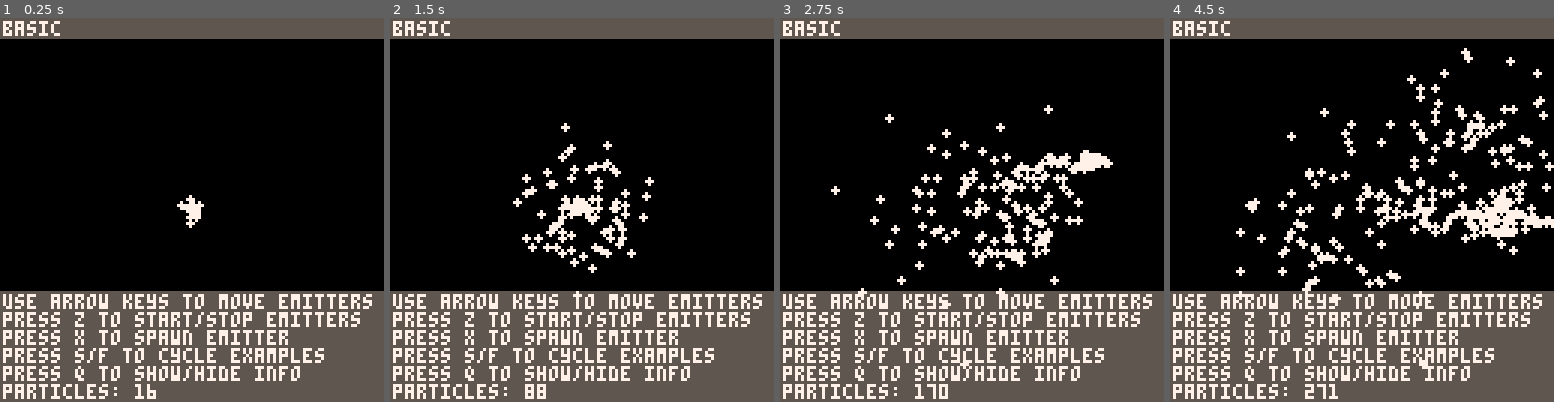
Above: before the commit, frames 1-4 (left to right).
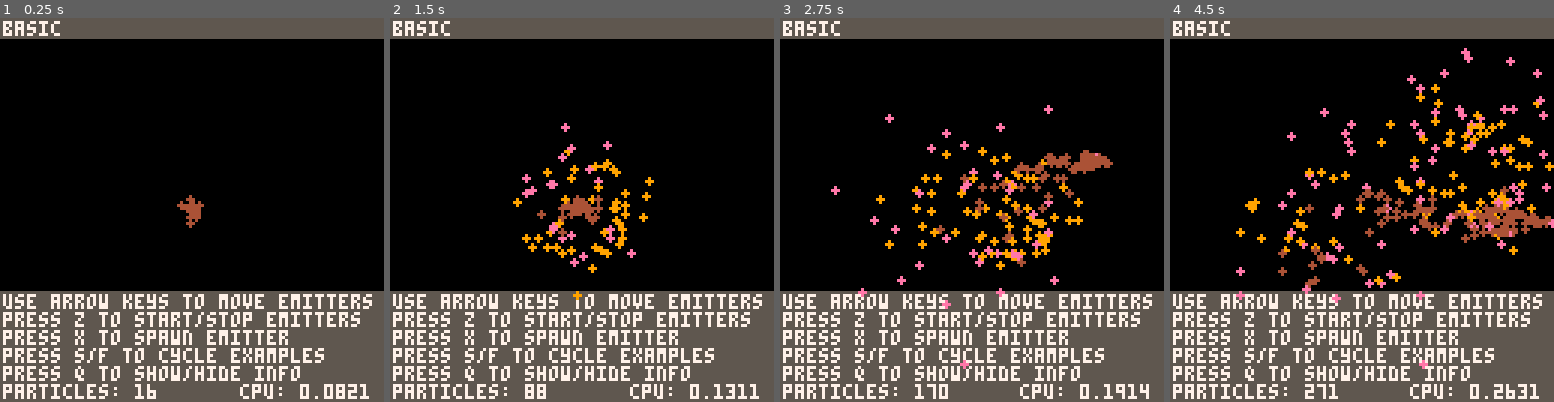
Above: after the commit, the same moments.

Repository: MaxwellDexter/pico-ps
Game: PICO-8 cartridge ps-demo.p8
Same seed, same stepped clock (60 frames per second), same inputs: the game is played once before the commit and once after it.
Inputs:
- Up to frame 1 (0.25 s): no input
- Up to frame 2 (1.5 s): tap X (X key) at 0.33, 1.07 s; tap O (Z key) at 0.7 s
- Up to frame 3 (2.75 s): hold Right 1.6-2.1 s; tap O (Z key) at 1.7, 2.1, 2.5 s; tap X (X key) at 1.85 s; hold Up 2.15-2.42 s; hold Right from 2.47 s (still down)
- Up to frame 4 (4.5 s): tap O (Z key) every 0.4 s from 2.9 to 4.1 s; tap X (X key) at 2.97, 4.08 s; release Right at 3.03 s; hold Left 3.08-3.58 s; hold Down 3.63-3.97 s; hold Right from 4.02 s (still down)

The runs differ from the first frame. In frame 1, 0.8% of the frame differs, in the area x 46-97%, y 46-100%; in frame 2, 2.8%; in frame 3, 4.4%; in frame 4, 6.8%, in the area x 17-100%, y 7-100%.

Commit message:
Colour over life
- can now specify multiple colours
- if multiple colours are supplied, will swap between the colours over the lifetime of the particle in the order that they come
- if rnd_colour is true then it will choose a random colour from the supplied list if there is more than one colour. otherwise rnd_colour will choose a random pico-8 colour (same as before
- added a little cpu indicator for the demo
- most of the demos don't work now, i'll fix them next commit

Diff:
--- a/ps-demo.p8
+++ b/ps-demo.p8
@@ -11,7 +11,7 @@
 show_demo_info = true
 my_emitters = nil
 emitter_type = 1
-emitters = {"basic", "angle spread", "life/speed/size spread", "size over life", "velocity over life", "gravity", "everything", "water spout", "light particles", "burst emission", "explosion", "sprites!", "varying sprites", "fire", "space warp", "rain"}
+emitters = {"basic", "angle spread", "life/speed/size spread", "size over life", "velocity over life", "gravity", "everything", "water spout", "light particles", "burst emission", "explosion", "sprites!", "varying sprites", "fire", "space warp", "rain", "strobe warning"}
 
 #include ps.lua
 
@@ -31,6 +31,7 @@
   print("press s/f to cycle examples", 1, 110, 7)
   print("press q to show/hide info", 1, 116, 7)
   print("particles: "..get_all_particles(), 1, 122, 7)
+  print("cpu: "..stat(1), 80, 122, 7)
  end
  for e in all(my_emitters) do
   e.draw(e)
@@ -117,7 +118,7 @@
 function spawn_emitter(emitter_string)
  if (emitter_string == "basic") then
   --                              x,  y,  freq, max, burst, grav,  rnd_col, col, sprites, life, life_s, angle, angle_sp, speed_i, speed_f, speed_sp, size_i, size_f, size_sp
-  add(my_emitters, emitter.create(64, 64, 0,    50,  false, false, false,   7,   nil,     1,    2,      0,     360,      10,      10,      10,       1,      1,      0))
+  add(my_emitters, emitter.create(64, 64, 0,    50,  false, false, false,   {4, 9, 14},   nil,     1,    2,      0,     360,      10,      10,      10,       1,      1,      0))
  elseif (emitter_string == "angle spread") then
   --                              x,  y,  freq, max, burst, grav,  rnd_col, col, sprites, life, life_s, angle, angle_sp, speed_i, speed_f, speed_sp, size_i, size_f, size_sp
   add(my_emitters, emitter.create(64, 64, 0,    0,   false, false, false,   8,   nil,     2,    2,      90,    10,       10,      10,      10,       2,      1,      0))
@@ -175,16 +176,25 @@
   warp.set_speed(warp, 30, 200)
   warp.set_life(warp, 0.7)
   warp.set_size(warp, 0, 2)
+  warp.set_colours(warp, {5, 6, 7})
   add(my_emitters, warp)
  elseif (emitter_string == "rain") then
   local rain = emitter.create(64, 7, 0, 0)
   rain.set_area(rain, true, 128, 0)
   rain.set_gravity(rain, true)
   rain.set_speed(rain, 0)
-  rain.set_colour(rain, 12)
   rain.set_size(rain, 0)
   rain.set_life(rain, 2, 1)
+  rain.set_colours(rain, {1, 12})
   add(my_emitters, rain)
+ elseif(emitter_string == "strobe warning") then
+  local strobe = emitter.create(64, 64, 0, 0)
+  strobe.set_rnd_colour(strobe, true)
+  strobe.set_colours(strobe, {0})
+  strobe.set_size(strobe, 3, 0, 3)
+  strobe.set_speed(strobe, 20, 0, 20)
+  strobe.set_life(strobe, 2, 2)
+  add(my_emitters, strobe)
  end
 end
 
--- a/ps.lua
+++ b/ps.lua
@@ -88,12 +88,11 @@
 ]]
 particle = {}
 particle.__index = particle
-function particle.create(x, y, gravity, colour, sprite, life, angle, speed_initial, speed_final, size_initial, size_final)
+function particle.create(x, y, gravity, colours, sprite, life, angle, speed_initial, speed_final, size_initial, size_final)
  local p = {}
  setmetatable (p, particle)
 
  p.pos = point2d.create(x,y)
- p.colour = colour
  p.life_initial = life
  p.life = life
 
@@ -114,12 +113,18 @@
 
  p.sprite = sprite
 
+ p.colours = colours
+ p.colour_time = (1 / #p.colours) * p.life_initial
+ p.current_colour_time = p.colour_time
+ p.colours_index = 1
+ p.colour = p.colours[p.colours_index]
+
  return p
 end
 
 -- update: handles all of the values changing like life, gravity, size/life, vel/life, movement and dying
 function particle:update(dt)
- self.life = self.life - dt
+ self.life -= dt
 
  if (self.gravity) then
   calc_gravity(self)
@@ -136,6 +141,16 @@
   -- take the difference of original and future, divided by time, multiplied by delta time
   self.velocity.x = self.velocity.x - ((self.vel_initial.x-self.vel_final.x)/self.life_initial)*dt
   self.velocity.y = self.velocity.y - ((self.vel_initial.y-self.vel_final.y)/self.life_initial)*dt
+ end
+
+ -- changing the colour
+ if (#self.colours > 1) then
+  self.current_colour_time -= dt
+  if (self.current_colour_time < 0) then
+   self.colours_index += 1
+   self.colour = self.colours[self.colours_index]
+   self.current_colour_time = self.colour_time
+  end
  end
 
  -- moving the particle
@@ -243,7 +258,7 @@
  p.area_height = 0
 
  -- particle factory stuff
- p.p_colour = p_colour or 7
+ p.p_colours = p_colour
  p.p_sprites = p_sprites or nil
  p.p_life = p_life or 1
  p.p_life_spread = p_life_spread or 0
@@ -280,9 +295,13 @@
 
 function emitter:get_colour()
  if (self.rnd_colour) then
-  return flr(rnd(16))
+  if (#self.p_colours > 1) then
+   return {self.p_colours[flr(rnd(#self.p_colours))+1]}
+  else
+   return {flr(rnd(16))}
+  end
  else
-  return self.p_colour
+  return self.p_colours
  end
 end
 
@@ -402,8 +421,8 @@
  self.area_height = height or 0
 end
 
-function emitter:set_colour(colour)
- self.p_colour = colour
+function emitter:set_colours(colours)
+ self.p_colours = colours
 end
 
 function emitter:set_sprites(sprites)
